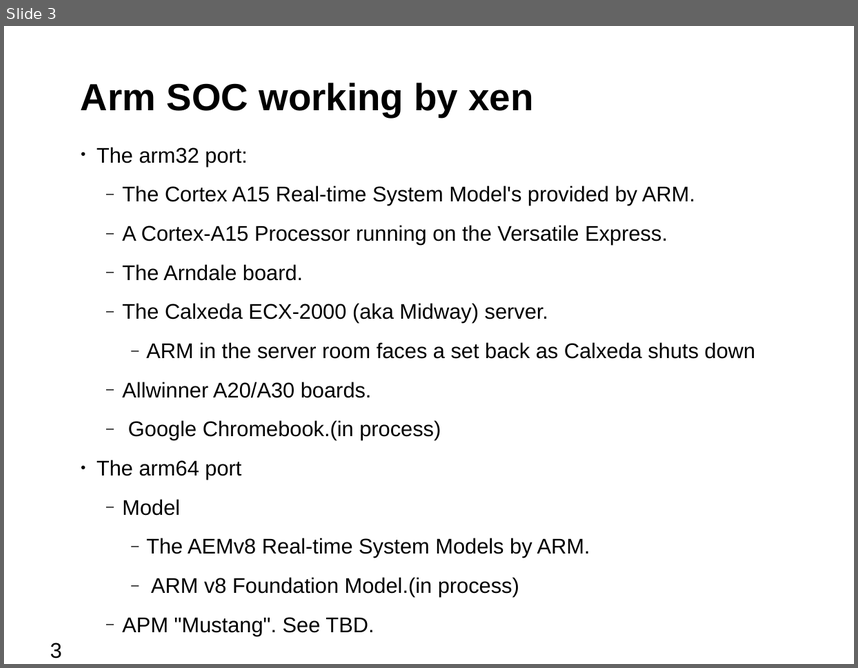
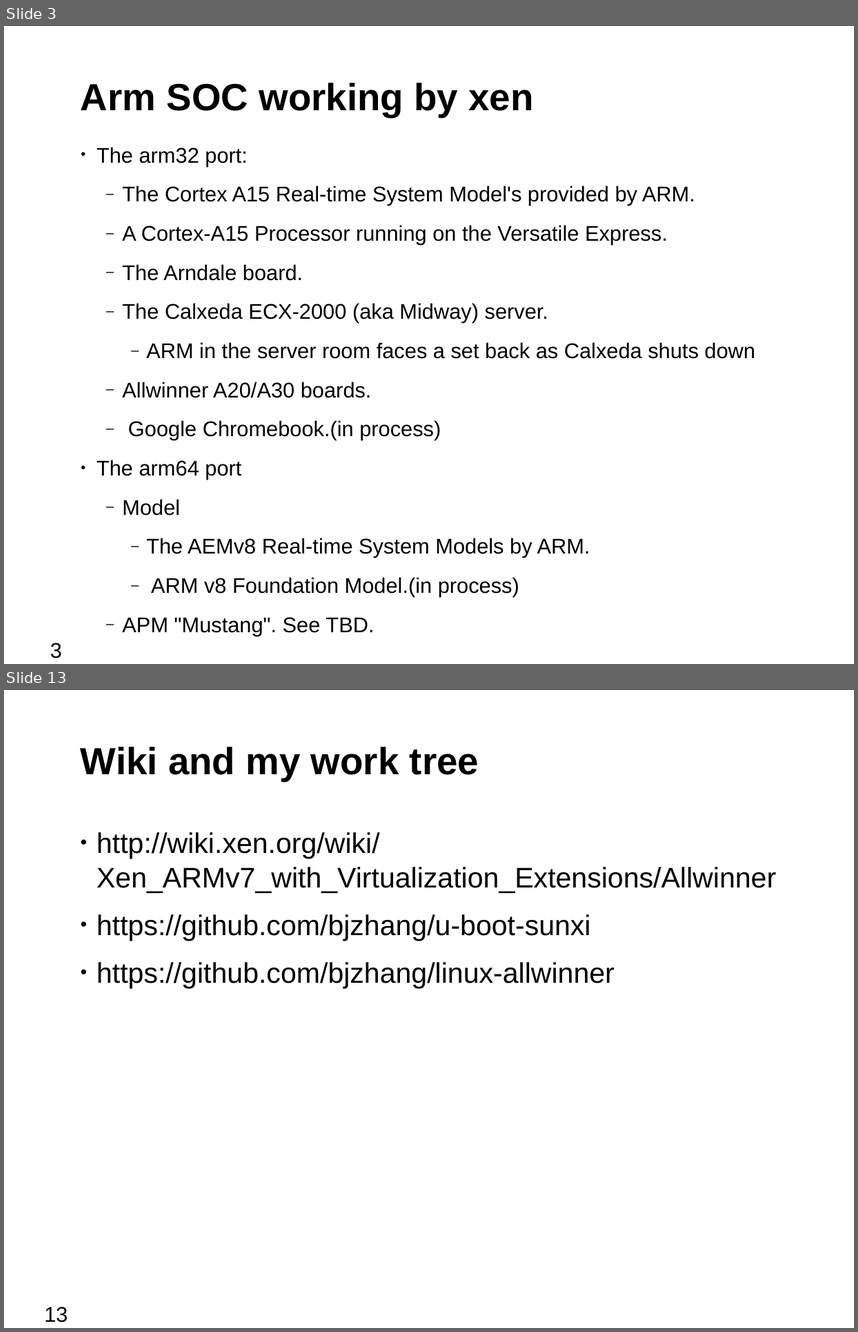
Before and after one commit to bjzhang/open_log, a slide deck: novell/community/ouros/xen_on_cubietruck.odp. Shown one above the other, each under a label of ours: slide 3 before the commit, slides 3 and 13 after it; the slides between them are not shown. The pictures are 858x668 and 858x1332 pixels, drawn with LibreOffice and Linux fonts; fonts in the diff are those of the drawing; background and template pictures are left out. Boxes give left, top, right and bottom in pixels: in the first picture for what was removed or moved away, otherwise in the second. Text is boxed around its words. In the diff, an @@ line names an element or a change of style, - is before the commit and + after.

```diff
--- a/novell/community/ouros/xen_on_cubietruck.odp
+++ b/novell/community/ouros/xen_on_cubietruck.odp
@@ slide 13 added at (4,690,854,1328), background #FFFFFF @@
@@ title added at (81,747,479,781), 32 pt, text #000000, bold @@
+Wiki and my work tree
@@ text added at (96,832,776,988), 24 pt, text #000000 @@
+• http://wiki.xen.org/wiki/Xen_ARMv7_with_Virtualization_Extensions/Allwinner
+• https://github.com/bjzhang/u-boot-sunxi
+• https://github.com/bjzhang/linux-allwinner
@@ page number added at (44,1306,67,1322), 18 pt, text #000000 @@
+13
```
Also in this commit, not shown: 2 slides changed, 9 other slides added, 1 slide removed, 2 other files.
